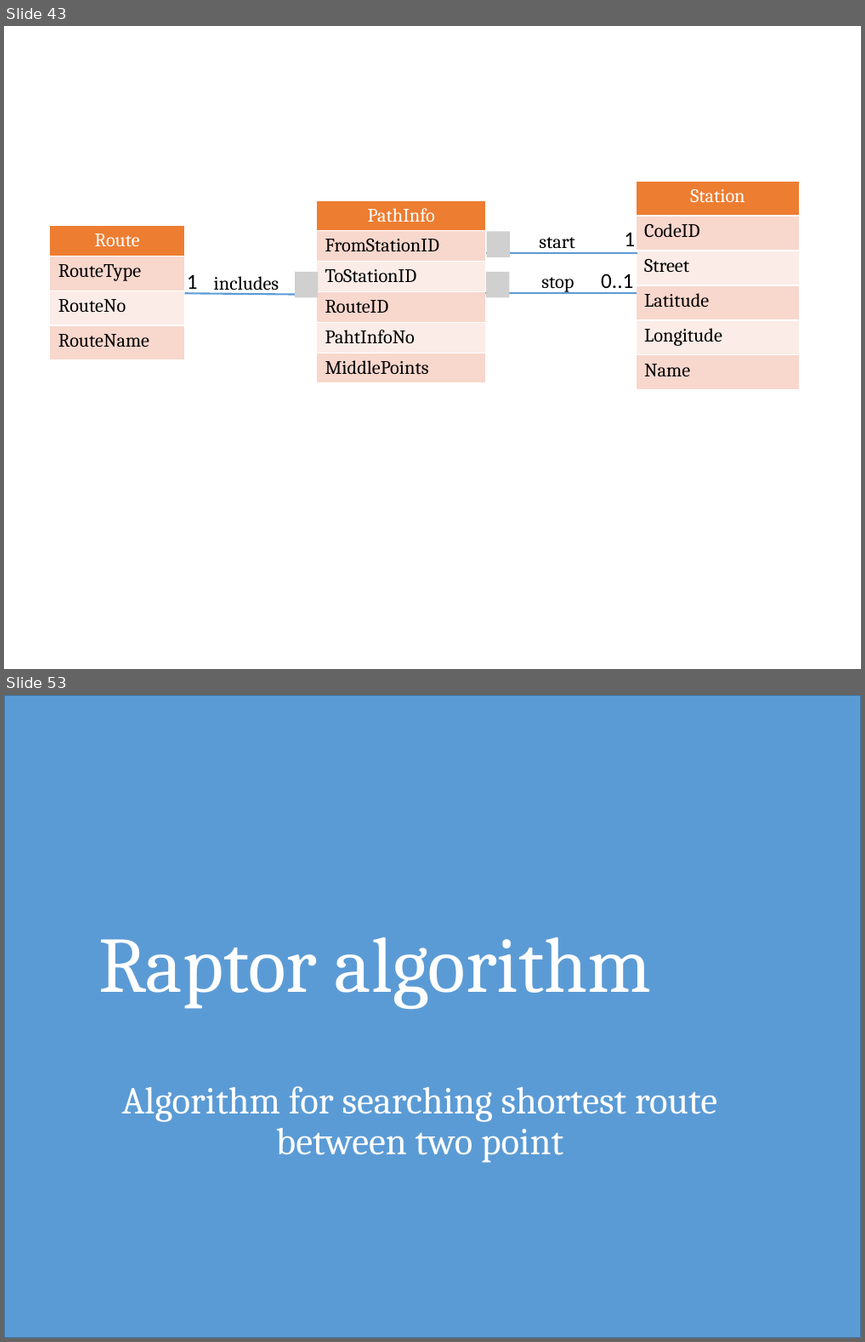
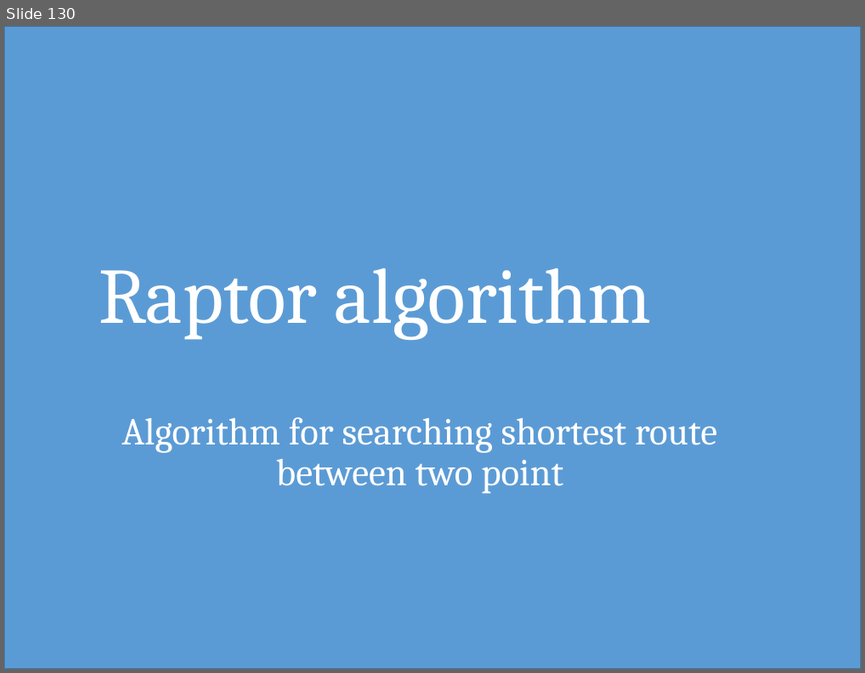
Before and after one commit to hqt/street-router, a slide deck: Document/presentation/full presentation.pptx. Shown one above the other, each under a label of ours: slides 43 and 53 before the commit, slide 130 after it; the slides between them are not shown. The pictures are 865x1342 and 865x673 pixels, drawn with LibreOffice and Linux fonts; fonts in the diff are those of the drawing; grey boxes stand for pictures. Boxes give left, top, right and bottom in pixels: in the first picture for what was removed or moved away, otherwise in the second. Text is boxed around its words. In the diff, an @@ line names an element or a change of style, - is before the commit and + after.

```diff
--- a/Document/presentation/full presentation.pptx
+++ b/Document/presentation/full presentation.pptx
@@ slide 43 removed at [4,26,861,669], background #FFFFFF @@
@@ table removed at [317,200,487,388], 6 rows, 1 columns @@
-PathInfo
-FromStationID
-ToStationID
-RouteID
-PahtInfoNo
-MiddlePoints
@@ table removed at [636,181,799,390], 6 rows, 1 columns @@
-Station
-CodeID
-Street
-Latitude
-Longitude
-Name
@@ table removed at [49,225,185,361], 4 rows, 1 columns @@
-Route
-RouteType
-RouteNo
-RouteName
@@ line removed from (485, 253) to (637, 253) @@
@@ picture removed at [487,231,510,256] @@
@@ text removed at [539,237,575,253] @@
-start
@@ text removed at [624,232,635,246] @@
-1
@@ text removed at [187,274,198,295] @@
-1
@@ text removed at [214,276,279,295] @@
-includes
@@ picture removed at [295,272,318,298] @@
@@ picture removed at [485,272,509,298] @@
@@ text removed at [541,277,574,293] @@
-stop
@@ text removed at [601,273,633,294] @@
-0..1
@@ line removed from (185, 293) to (317, 295) @@
@@ line removed from (485, 293) to (636, 293) @@
@@ what was slide 53 is now slide 130 @@
```
Also in this commit, not shown: 31 slides changed, 134 slides added, 112 other slides removed.
